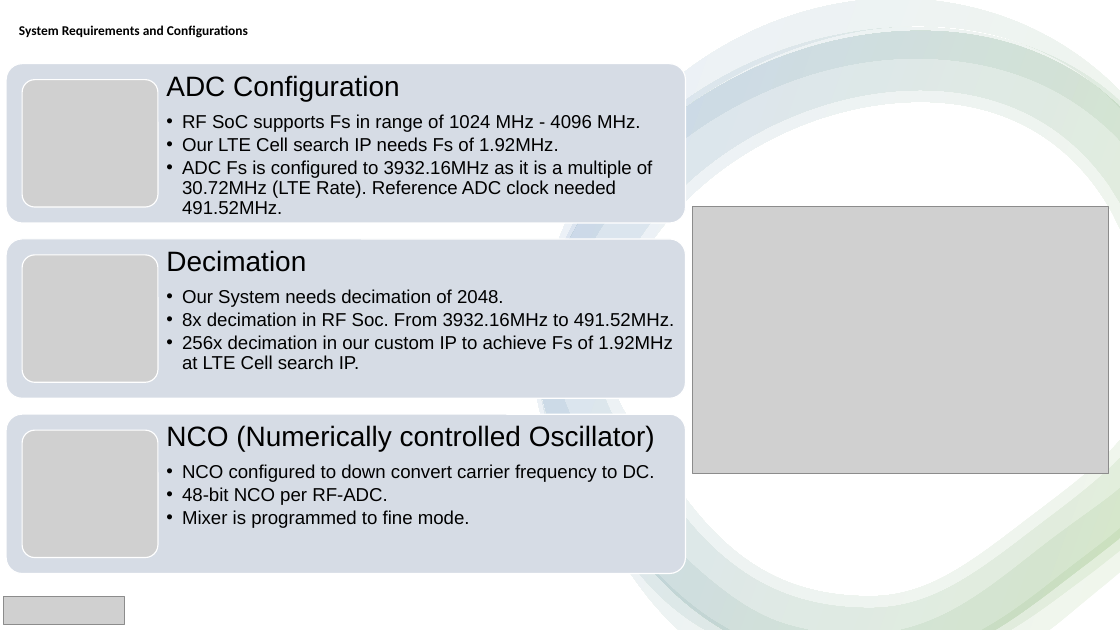
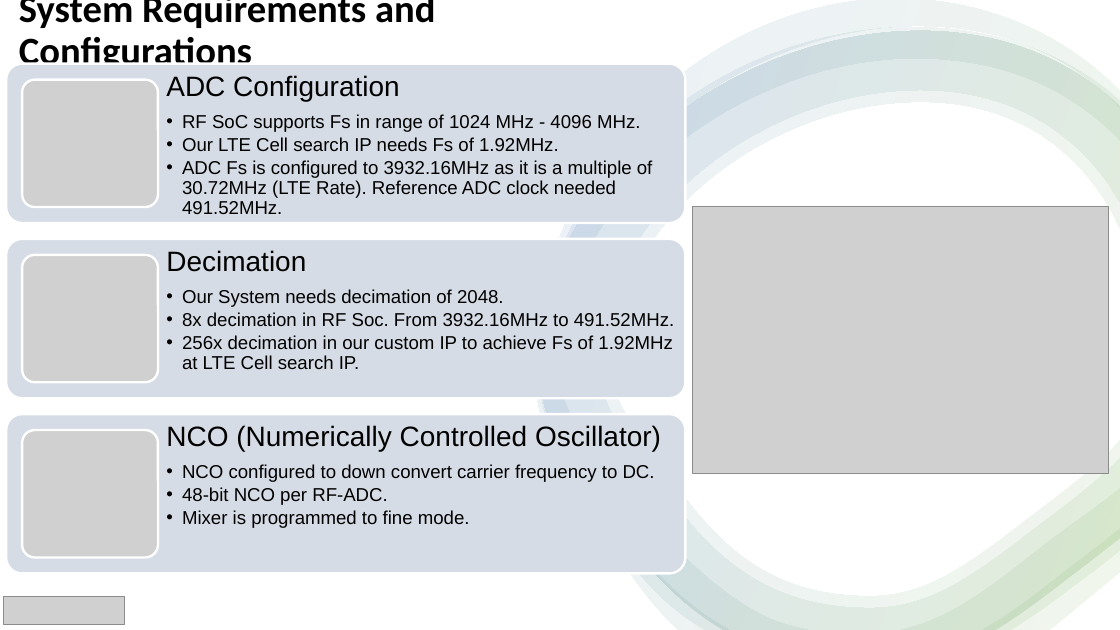
Before and after one commit to jehigh-sd/LTE_Cell_Search, a slide deck: slide 1 of DOCUMENTATION/LTE_Cell_Search_3_Main_Components.pptx. Drawn at 1120x630 pixels with LibreOffice and Linux fonts; fonts in the diff are those of the drawing; grey boxes stand for pictures. Boxes give left, top, right and bottom in pixels: in the first picture for what was removed or moved away, otherwise in the second. Text is boxed around its words. In the diff, an @@ line names an element or a change of style, - is before the commit and + after.

Commit message:
Presentation & Document Updates
Updated formatting, references, and images.

```diff
--- a/DOCUMENTATION/LTE_Cell_Search_3_Main_Components.pptx
+++ b/DOCUMENTATION/LTE_Cell_Search_3_Main_Components.pptx
@@ text "System Requirements and Configurations" at <box>19,0,435,63</box>: size 11.5 to 33.1 pt @@
@@ outline #FFFFFF 1 pt to #FFFFFF 2 pt in 3 elements at <box>6,64,686,223</box>, <box>6,239,686,398</box>, <box>6,414,686,574</box> @@
@@ text at <box>166,425,661,451</box>: text changed @@
-NCO (Numerically controlled Oscillator)
+NCO (Numerically Controlled Oscillator)
```
Also in this commit, not shown: 5 other slides changed, 5 other files.
